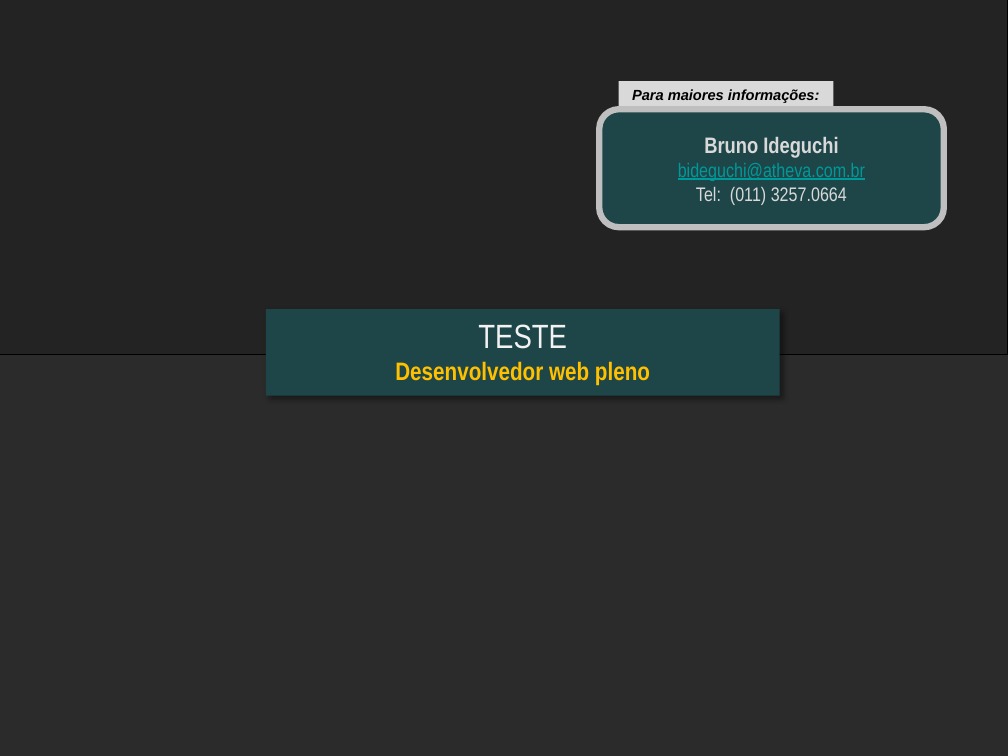
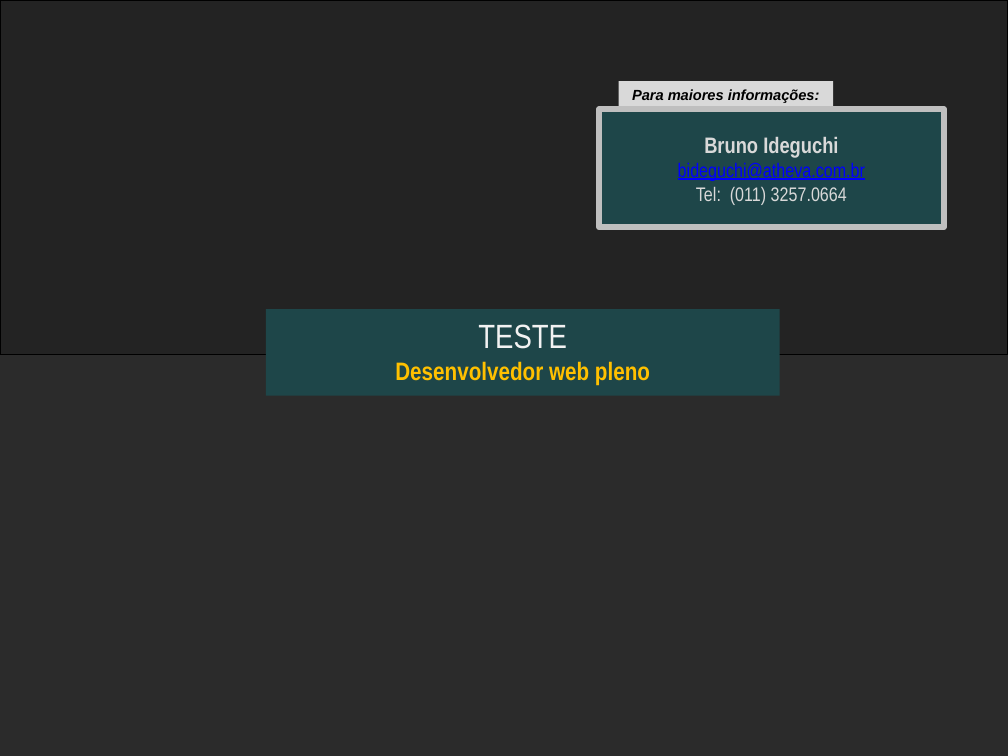
Before and after one commit to atheva/test-web-developer, a slide deck: slide 1 of spec/roteiro/TESTE - desenvolvedor web pleno.pptx. Drawn at 1008x756 pixels with LibreOffice and Linux fonts; fonts in the diff are those of the drawing; background and template pictures are left out; a plain dark background stands for a picture behind light text. Boxes give left, top, right and bottom in pixels: in the first picture for what was removed or moved away, otherwise in the second. Text is boxed around its words. In the diff, an @@ line names an element or a change of style, - is before the commit and + after.

```diff
--- a/spec/roteiro/TESTE - desenvolvedor web pleno.pptx
+++ b/spec/roteiro/TESTE - desenvolvedor web pleno.pptx
@@ rectangle at (x1=0, y1=0, x2=1008, y2=355): outline #000000 0.75 pt to #000000 0.74 pt @@
@@ rectangle "Bruno Ideguchi" at (x1=599, y1=109, x2=943, y2=227): rounded rectangle to rectangle; outline #BFBFBF 4.5 pt to #BFBFBF 4.51 pt @@
@@ text in rectangle at (x1=678, y1=163, x2=865, y2=181): text colour #009999 to #0000FF in "bideguchi@atheva.com.br" @@
@@ rectangle at (x1=266, y1=309, x2=780, y2=396): shadow off @@
```
Also in this commit, not shown: 9 other slides changed, 1 other file.
